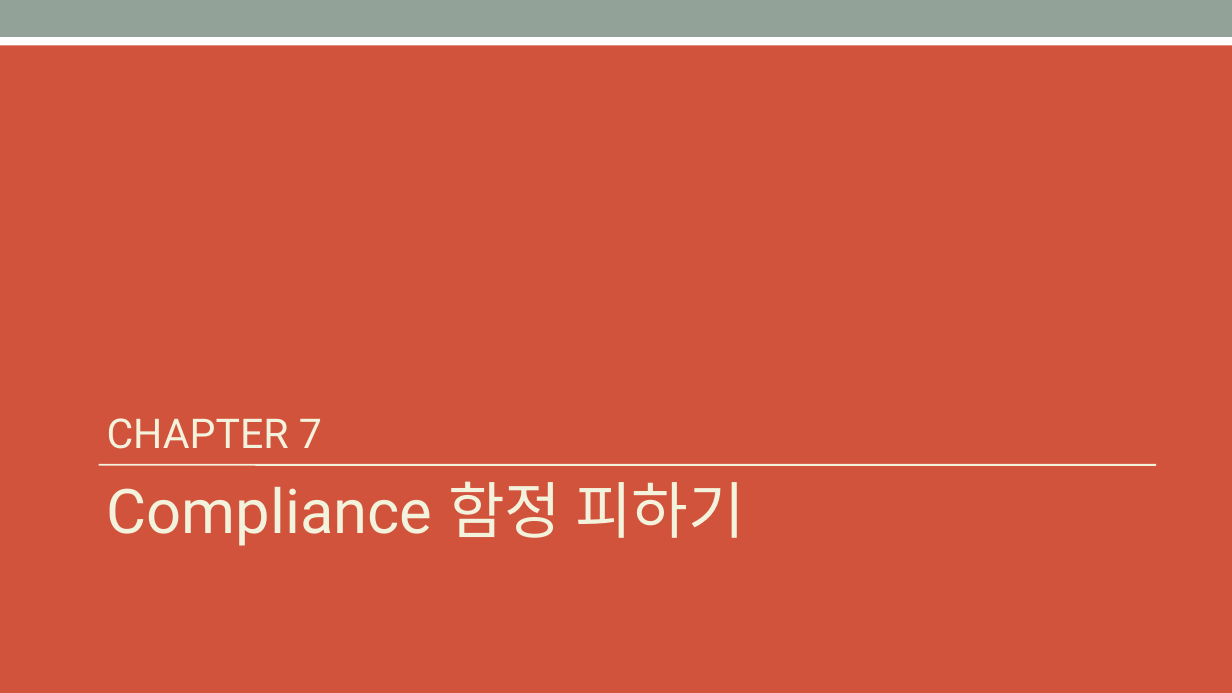
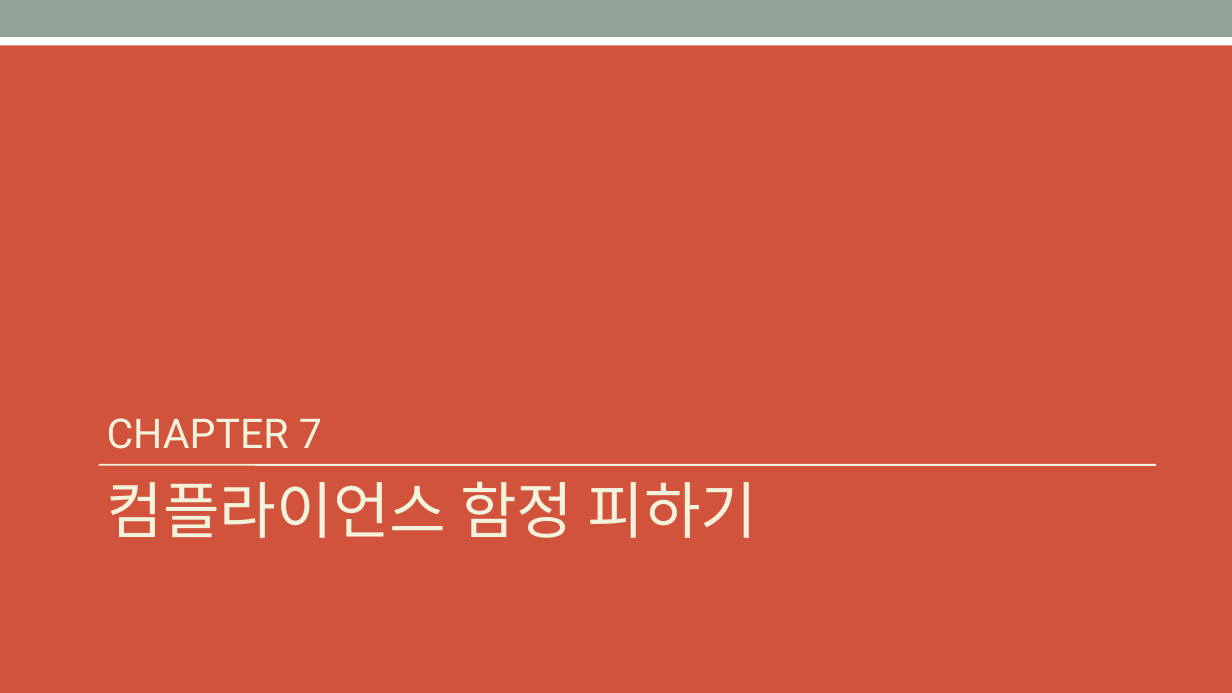
Before and after one commit to OpenChain-KWG/Curriculum-Translation-KR, a slide deck: slide 68 of target/slides/openchain-curriculum-for-1-1.pptx. Drawn at 1232x693 pixels with LibreOffice and Linux fonts; fonts in the diff are those of the drawing. Boxes give left, top, right and bottom in pixels: in the first picture for what was removed or moved away, otherwise in the second. Text is boxed around its words. In the diff, an @@ line names an element or a change of style, - is before the commit and + after.

```diff
--- a/target/slides/openchain-curriculum-for-1-1.pptx
+++ b/target/slides/openchain-curriculum-for-1-1.pptx
@@ text at (x1=107, y1=481, x2=757, y2=538): text changed @@
-Compliance 함정 피하기
+컴플라이언스 함정 피하기
```
Also in this commit, not shown: 5 other slides changed, 13 slides added, 13 slides removed, 7 other files.
